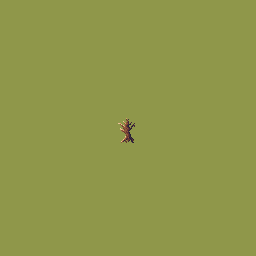
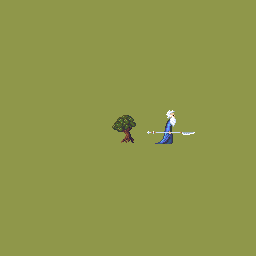
Layered file, before and after one edit (w=256, h=256). Changes by layer:
added layer "ase" above "hahmo" over box(147, 131, 195, 135)
added layer "hahmo" above "shrubs" over box(155, 110, 176, 144)
painted on "shrubs" over box(112, 115, 136, 132)
painted on "treetrunk" over box(121, 128, 128, 142)
